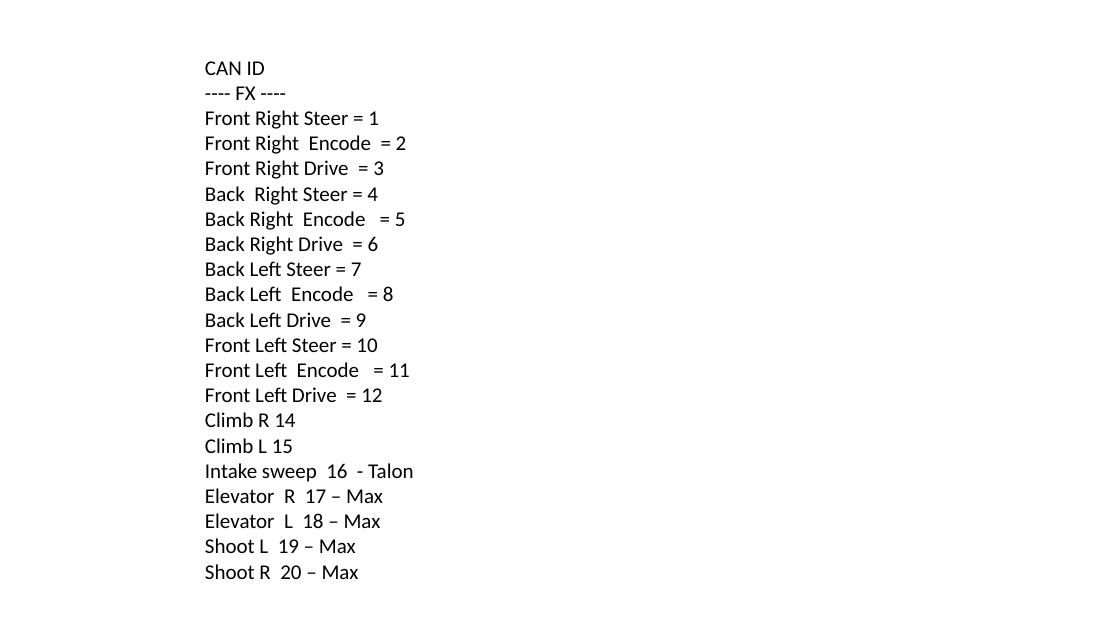
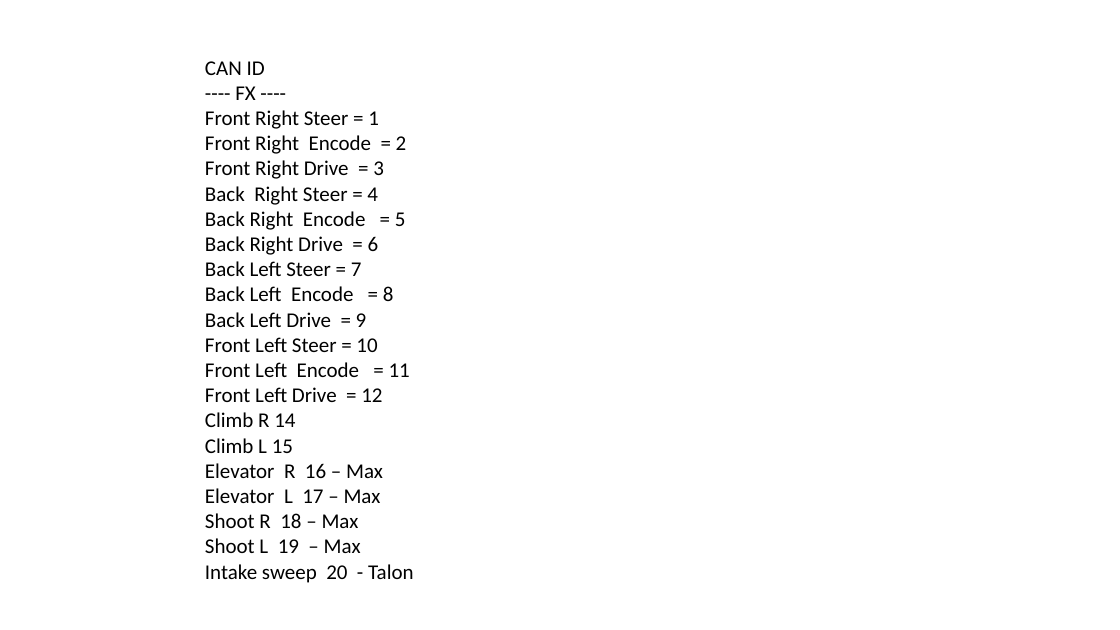
Before and after one commit to FRC7224/FRC2024B, a slide deck: slide 1 of CAN_Channels_2024.pptx. Drawn at 1120x630 pixels with LibreOffice and Linux fonts; fonts in the diff are those of the drawing. Boxes give left, top, right and bottom in pixels: in the first picture for what was removed or moved away, otherwise in the second. Text is boxed around its words. In the diff, an @@ line names an element or a change of style, - is before the commit and + after.

```diff
--- a/CAN_Channels_2024.pptx
+++ b/CAN_Channels_2024.pptx
@@ text at [205,463,383,528]: text changed @@
-Intake sweep 16 - Talon
-Elevator R 17 – Max
-Elevator L 18 – Max
+Elevator R 16 – Max
+Elevator L 17 – Max
+Shoot R 18 – Max
@@ text at [205,564,414,583]: text changed @@
-Shoot R 20 – Max
+Intake sweep 20 - Talon
```
Also in this commit, not shown: 8 other files.
